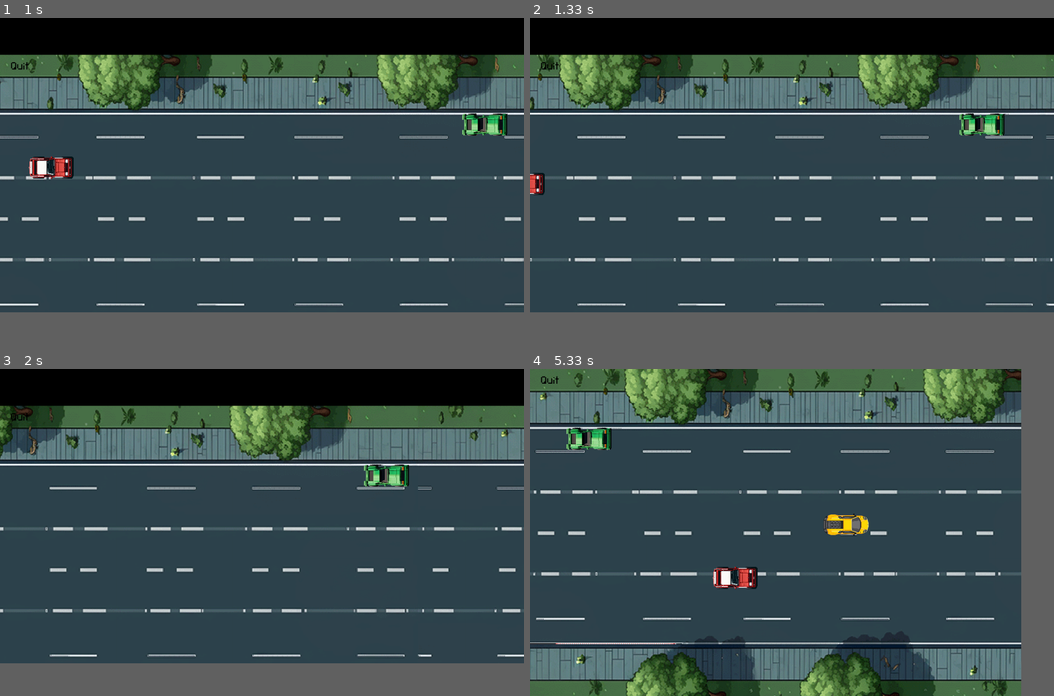
Above: before the commit, frames 1-4 (two rows, left to right).
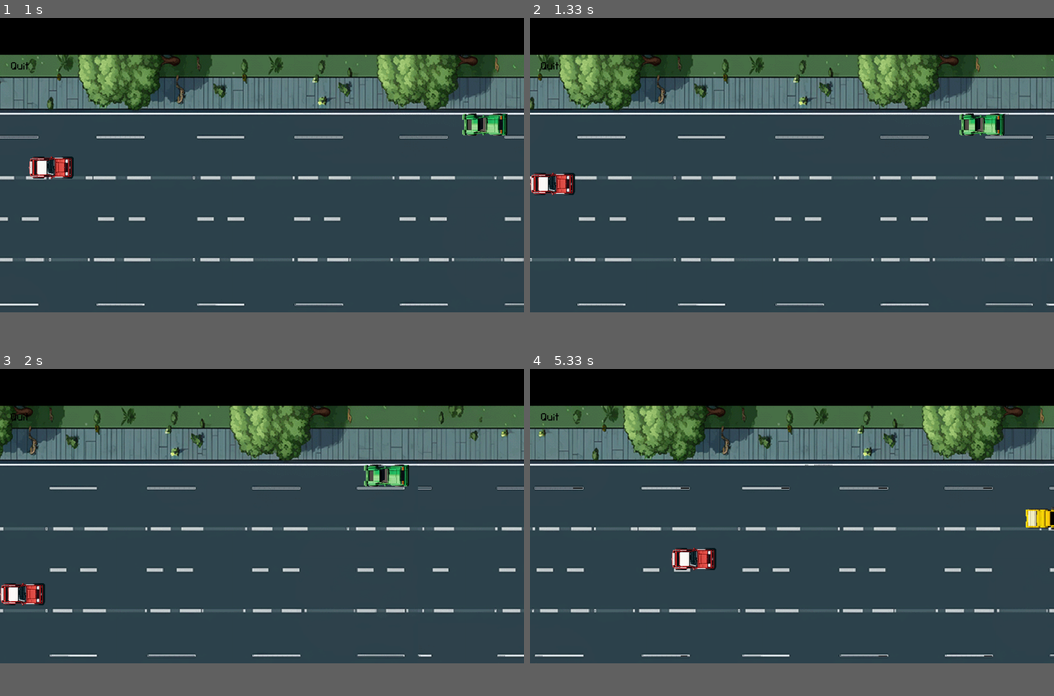
Above: after the commit, the same moments.

Repository: Florgol/Pygame-racing-game
Game: pygame game, started from main.py
Same seed, same stepped clock (60 frames per second), same inputs: the game is played once before the commit and once after it.
Inputs:
- Up to frame 1 (1 s): click "START" at 0.38 s; hold Left from 0.67 s (still down)
- Up to frame 2 (1.33 s): release Left at 1.2 s; hold Down from 1.23 s (still down)
- Up to frame 3 (2 s): release Down at 1.53 s; hold Left 1.57-1.97 s
- Up to frame 4 (5.33 s): hold Right 2.4-3.03 s; hold Down 3.07-3.43 s; tap F at 3.97 s; hold Right 4.3-4.77 s; hold Up 4.8-5.1 s; hold Right from 5.13 s (still down)
In our replay, in frame 4 the window is 900x600 before the commit and 960x540 after it. These sizes can differ from the game's own. Grey fills any space a smaller window leaves; there, only what the larger window draws over its background counts as a difference.

Frame 1 is identical in both runs. In frame 2, 0.5% of the frame differs, in the area x 0-9%, y 47-55%; in frame 3, 0.5%; in frame 4, 45%, in the area x 0-100%, y 0-100%.

Commit message:
Added update_player_position()
Player car can now be confined to not leave screen

Diff:
--- a/main.py
+++ b/main.py
@@ -116,10 +116,17 @@
 
 
 
+
     def __init__(self):
     # Infos about the actual screen size of user
         info = pygame.display.Info()
         self.ACTUAL_SCREEN_WIDTH, self.ACTUAL_SCREEN_HEIGHT = info.current_w, info.current_h
+
+        # Minimum and maximum car position - invisible borders that the car can not cross
+        self.MIN_Y = self.ACTUAL_SCREEN_HEIGHT // 8
+        self.MAX_Y = (self.ACTUAL_SCREEN_HEIGHT // 8) * 7 -10
+        self.MIN_X = 0
+        self.MAX_X = self.ACTUAL_SCREEN_WIDTH
 
 
         self.car_lanes_fullscreen = [
@@ -248,7 +255,7 @@
 
         enemy_rect.centerx = self.ACTUAL_SCREEN_WIDTH if self.is_fullscreen else self.SCREEN_WIDTH
         enemy_rect.centerx += 50 # Adding cars a bit outside of screen, so they drive in
-        attempts = 5 # Using max number of attempts to avoid endless loop when screen is crowded
+        attempts = 5 # Using a maximum number of attempts to avoid endless loop when screen is crowded
 
         for _ in range(attempts):
             enemy_rect.centery = random.choice(self.car_lanes_fullscreen) if self.is_fullscreen else random.choice(self.car_lanes_windowed)
@@ -305,6 +312,26 @@
                     self.transition_start_time = None
                     self.reverse_transition = False
 
+
+    def update_player_position(self):
+
+        # Movement of player based on speed (y-axis)
+        self.player_rect.centery += self.player_speed_y
+
+        # Check and adjust if the player car is out of the bounds:
+        if self.player_rect.top < self.MIN_Y:
+            self.player_rect.top = self.MIN_Y
+        elif self.player_rect.bottom > self.MAX_Y:
+            self.player_rect.bottom = self.MAX_Y
+
+        # Movement of player based on speed (x-axis)
+        self.player_rect.centerx += self.player_speed_x
+
+        # Check and adjust if the player car is out of the x-bounds:
+        if self.player_rect.left < self.MIN_X:
+            self.player_rect.left = self.MIN_X
+        elif self.player_rect.right > self.MAX_X:
+            self.player_rect.right = self.MAX_X
 
     # Start screen state - start screen loop
     def start_screen(self):
@@ -399,9 +426,7 @@
             if self.bg_x < - self.current_background.get_width():
                 self.bg_x = 0
 
-            # Bewegung des Spielers basierend auf Geschwindigkeit
-            self.player_rect.centery += self.player_speed_y
-            self.player_rect.centerx += self.player_speed_x
+            self.update_player_position()
 
             #Zeichnen
             for x in range(self.bg_x, self.ACTUAL_SCREEN_WIDTH, self.current_background.get_width()):
